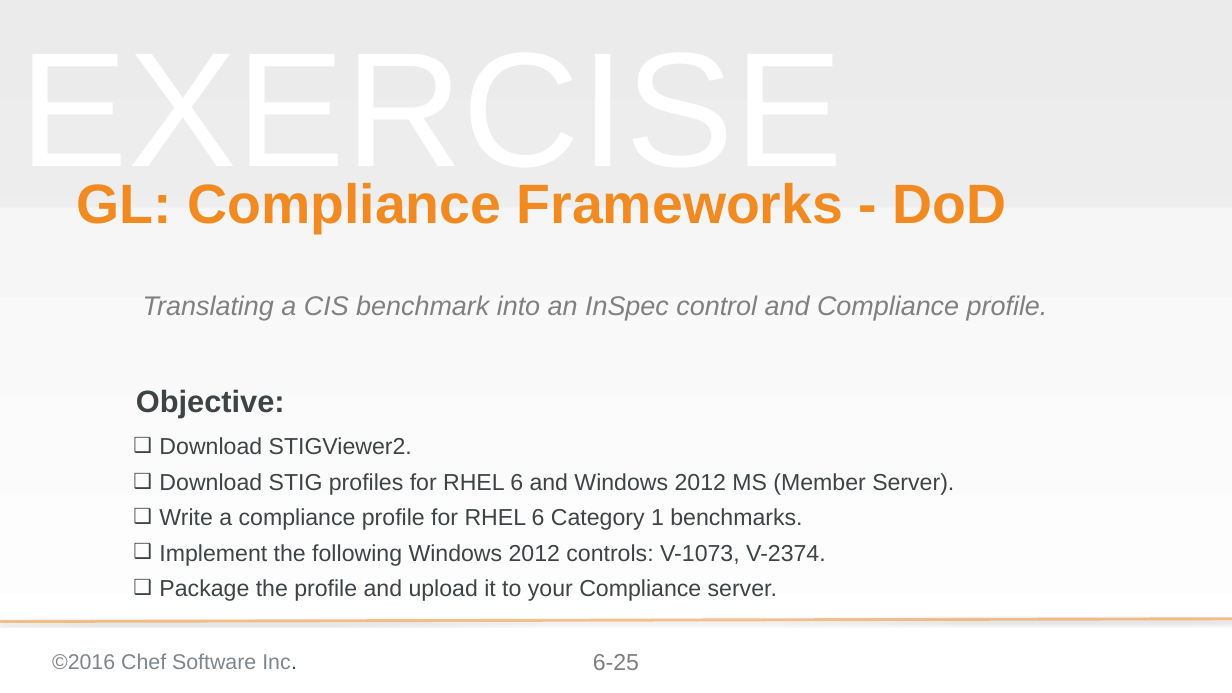
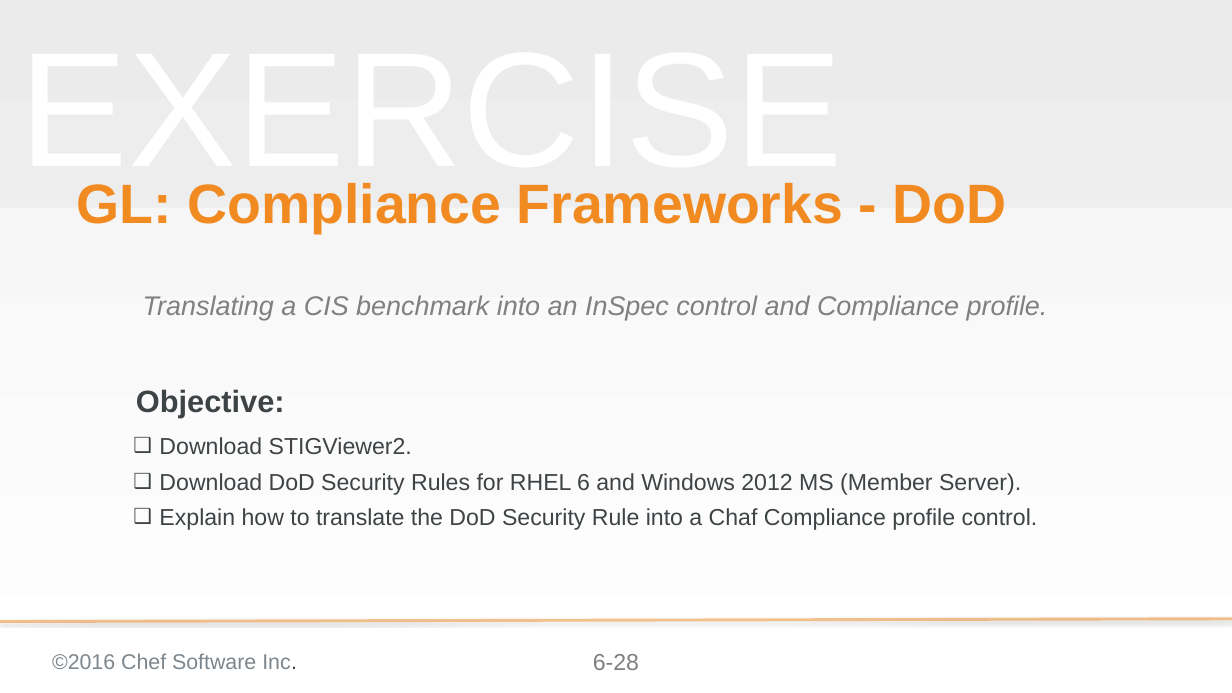
Before and after one commit to bchamby/chef-compliance-installation-configuration-operation, a slide deck: slide 28 of 06-compliance-frameworks-inspec.pptx (slide 25 before the commit). Drawn at 1232x693 pixels with LibreOffice and Linux fonts; fonts in the diff are those of the drawing; background and template pictures are left out. Boxes give left, top, right and bottom in pixels: in the first picture for what was removed or moved away, otherwise in the second. Text is boxed around its words. In the diff, an @@ line names an element or a change of style, - is before the commit and + after.

Commit message:
06-compliance-frameworks-inspec Finished CIS group lab and wrote DoD group lab

```diff
--- a/06-compliance-frameworks-inspec.pptx
+++ b/06-compliance-frameworks-inspec.pptx
@@ text at bbox=[159, 473, 1038, 530]: text changed @@
-❑ Download STIG profiles for RHEL 6 and Windows 2012 MS (Member Server).
-❑ Write a compliance profile for RHEL 6 Category 1 benchmarks.
-❑ Implement the following Windows 2012 controls: V-1073, V-2374.
-❑ Package the profile and upload it to your Compliance server.
+❑ Download DoD Security Rules for RHEL 6 and Windows 2012 MS (Member Server).
+❑ Explain how to translate the DoD Security Rule into a Chaf Compliance profile control.
@@ page number at bbox=[593, 654, 639, 670]: text changed @@
-6-25
+6-28
```
Also in this commit, not shown: 9 other slides changed, 13 slides added, 1 slide removed.
